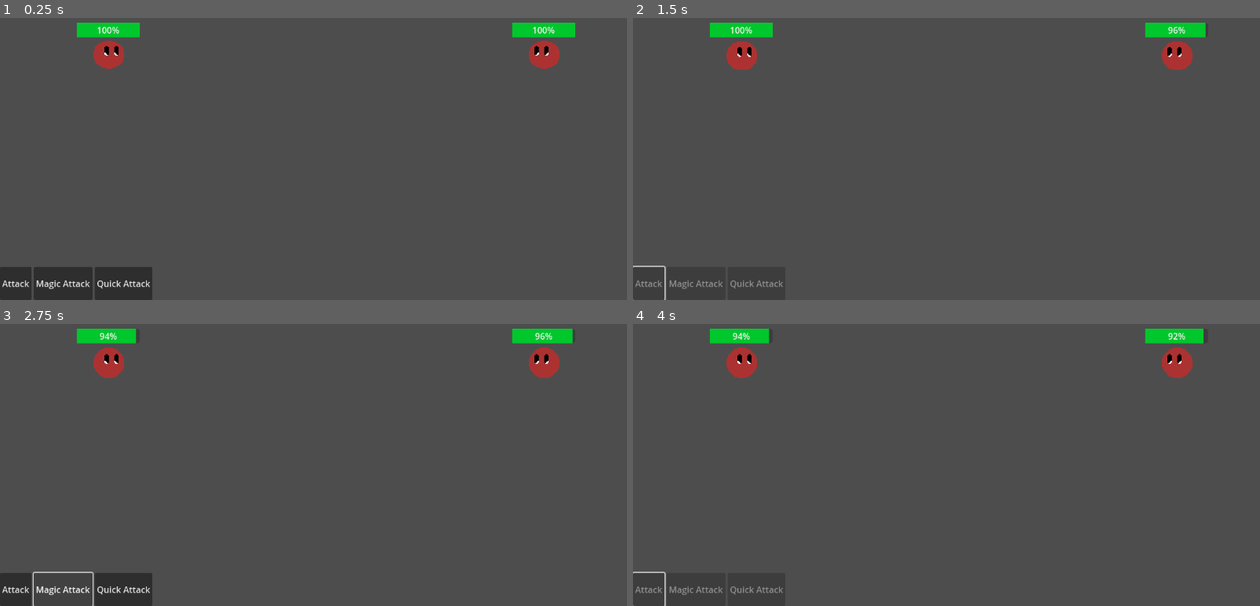
Above: before the commit, frames 1-4 (two rows, left to right).
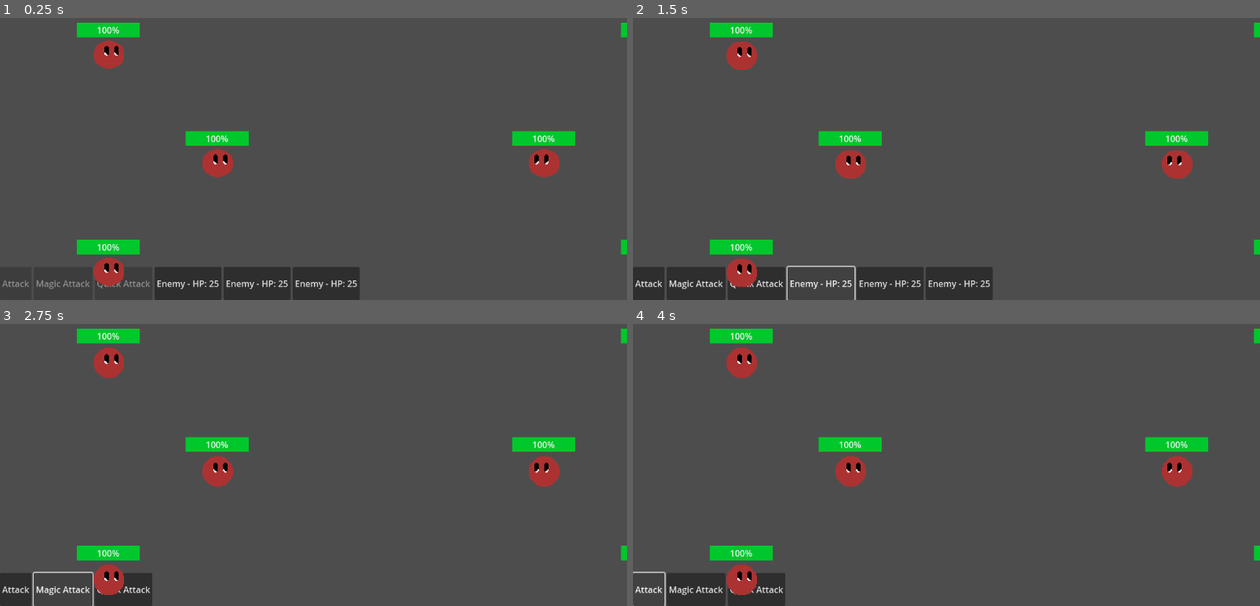
Above: after the commit, the same moments.

Repository: BunnyLandDev/Godot-turn-based-RPG-module
Game: Godot game, scene res://Nodes/main_outer.tscn
Two runs of this game, one before a commit and one after it. Both use one fixed random seed, a clock stepped at 60 frames per second and the inputs below.
Inputs (mouse positions are in pixels of both pictures, inside the frame that each line leads up to):
- Up to frame 1 (0.25 s): no input
- Up to frame 2 (1.5 s): click (651, 283) at 0.5 s, where only the run before the commit has a clickable "Attack"; click (821, 283) at 1.25 s, where only the run after the commit has a clickable "Enemy - HP: 25"
- Up to frame 3 (2.75 s): click "Magic Attack" at 2 s
- Up to frame 4 (4 s): click "Quick Attack" at 2.75 s; click "Attack" at 3.5 s

The runs differ from the first frame. In frame 1, 7.6% of the frame differs, in the area x 0-100%, y 1-100%; in frame 2, 6.7%; in frame 3, 4.0%; in frame 4, 4.2%.

Commit message:
Update the main turn mechanic to multiple enemys/allies

Diff:
--- a/Scripts/PlayerStats.gd
+++ b/Scripts/PlayerStats.gd
@@ -1,5 +1,6 @@
 extends Node
 
+var Name: String = "Warrior"
 var MaxHP: float = 10
 var CurrentHP: float = 10
 var Str: int = 5
--- a/Scripts/entity.gd
+++ b/Scripts/entity.gd
@@ -1,5 +1,4 @@
 extends Control
-
 
 #Nós
 @export var HealthNode: Node
@@ -9,11 +8,17 @@
 
 #Alvos
 var CurrentTargets: Array
+var SelectedTarget: Node = null
 
 #Status
 var Str: int
 var Dex: int
 var Int: int
+
+#Time
+var Team: String = "" # "ally" ou "enemy"
+var AlliedEntities: Array = []
+var EnemyEntities: Array = []
 
 #Funções
 
@@ -39,7 +44,7 @@
 
 func RecieveDamage(amount, type):
 	HealthNode.TakeDamage(amount, type)
-	entity_sprite.play("hurt")
+	#entity_sprite.play("hurt")
 
 func Death():
 	queue_free()
@@ -50,7 +55,8 @@
 		entity_sprite.play("idle")
 
 func AttackAnim() -> void:
-	entity_sprite.play("hit")
+	pass
+	#entity_sprite.play("hit")
 
 func MobAttack():
 	AttackNode.MobAttack()
--- a/Scripts/health_node.gd
+++ b/Scripts/health_node.gd
@@ -5,7 +5,7 @@
 
 signal Death
 
-func TakeDamage(amount, type):
+func TakeDamage(amount, _type):
 	CurrentHP = clamp(CurrentHP - amount, 0, MaxHP)
 	if CurrentHP <= 0:
 		Death.emit()
--- a/Scripts/main_outer.gd
+++ b/Scripts/main_outer.gd
@@ -1,48 +1,173 @@
 extends Control
 
-var PlayerEntity
-var EnemyEntity
+# Equipes
+var AlliesTeam: Array = []
+var EnemiesTeam: Array = []
+
+# Sistema de turnos
+var TurnQueue: Array = []
+var CurrentTurnIndex: int = 0
+var CurrentTurnEntity: Node = null
+
 @onready var player_skill_box = $PlayerSkillBox
 
 const ENTITY = preload("res://Nodes/entity.tscn")
 const SLIME = preload("res://Resources/Mobs/Slime.tres")
 
-var currentTurn
-
-signal PlayerTurn(boolean)
+signal PlayerTurn(is_player_turn: bool, current_entity: Node)
 
 func _ready() -> void:
-	PlayerEntity = ENTITY.instantiate()
-	add_child(PlayerEntity)
-	PlayerEntity.LoadEntity(PlayerStats)
-	PlayerEntity.position = Vector2(200, 200)
-	player_skill_box.initiate(PlayerEntity)
+	# Criar aliados (jogador)
+	var player_entity_warrior = ENTITY.instantiate()
+	add_child(player_entity_warrior)
+	player_entity_warrior.LoadEntity(PlayerStats)
+	player_entity_warrior.Team = "ally"
+	player_entity_warrior.position = Vector2(200, 200)
+	AlliesTeam.append(player_entity_warrior)
 
-	EnemyEntity = ENTITY.instantiate()
-	add_child(EnemyEntity)
-	EnemyEntity.LoadEntity(SLIME)
-	EnemyEntity.position = Vector2(1000, 200)
+	var player_entity_mage = ENTITY.instantiate()
+	add_child(player_entity_mage)
+	player_entity_mage.LoadEntity(PlayerStats)
+	player_entity_mage.Team = "ally"
+	player_entity_mage.position = Vector2(400, 400)
+	AlliesTeam.append(player_entity_mage)
 
-	PlayerEntity.CurrentTargets.append(EnemyEntity)
-	EnemyEntity.CurrentTargets.append(PlayerEntity)
-	PlayerEntity.AttackNode.AttackSignal.connect(changeTurn.bind(EnemyEntity))
-	EnemyEntity.AttackNode.AttackSignal.connect(changeTurn.bind(PlayerEntity))
-	SelectTurn()
+	var player_entity_rogue = ENTITY.instantiate()
+	add_child(player_entity_rogue)
+	player_entity_rogue.LoadEntity(PlayerStats)
+	player_entity_rogue.Team = "ally"
+	player_entity_rogue.position = Vector2(200, 600)
+	AlliesTeam.append(player_entity_rogue)
 
-func changeTurn(target) -> void:
-	currentTurn = target
-	if target == PlayerEntity:
-		PlayerTurn.emit(false)
+	# Criar inimigos (começar com 1 slime, permitir mais depois)
+	var enemy_slime = ENTITY.instantiate()
+	add_child(enemy_slime)
+	enemy_slime.LoadEntity(SLIME)
+	enemy_slime.Team = "enemy"
+	enemy_slime.position = Vector2(1200, 200)
+	EnemiesTeam.append(enemy_slime)
+
+	var enemy_goblin = ENTITY.instantiate()
+	add_child(enemy_goblin)
+	enemy_goblin.LoadEntity(SLIME)
+	enemy_goblin.Team = "enemy"
+	enemy_goblin.position = Vector2(1000, 400)
+	EnemiesTeam.append(enemy_goblin)
+
+	var enemy_draco = ENTITY.instantiate()
+	add_child(enemy_draco)
+	enemy_draco.LoadEntity(SLIME)
+	enemy_draco.Team = "enemy"
+	enemy_draco.position = Vector2(1200, 600)
+	EnemiesTeam.append(enemy_draco)
+
+	# Configurar referências de equipes para todas as entidades
+	_setup_entity_references()
+
+	# Inicializar UI de skills
+	player_skill_box.initiate(AlliesTeam[0])
+
+	# Inicializar fila de turnos e começar combate
+	InitializeTurnQueue()
+
+func _setup_entity_references() -> void:
+	"""Configura referências de equipes para todas as entidades"""
+	for ally in AlliesTeam:
+		ally.AlliedEntities = AlliesTeam
+		ally.EnemyEntities = EnemiesTeam
+		ally.AttackNode.AttackSignal.connect(NextTurn)
+		ally.HealthNode.Death.connect(_on_entity_died.bind(ally))
+
+	for enemy in EnemiesTeam:
+		enemy.AlliedEntities = EnemiesTeam
+		enemy.EnemyEntities = AlliesTeam
+		enemy.AttackNode.AttackSignal.connect(NextTurn)
+		enemy.HealthNode.Death.connect(_on_entity_died.bind(enemy))
+
+func _on_entity_died(entity: Node) -> void:
+	"""Callback quando uma entidade morre"""
+	entity.queue_free()
+
+func InitializeTurnQueue() -> void:
+	"""Cria a fila de turnos com todas as entidades vivas"""
+	TurnQueue.clear()
+	TurnQueue.append_array(AlliesTeam)
+	TurnQueue.append_array(EnemiesTeam)
+	TurnQueue.shuffle()  # Ordem aleatória (pode mudar para iniciativa depois)
+	CurrentTurnIndex = 0
+
+	#for turn in TurnQueue:
+	#	turn.
+
+	StartNextTurn()
+
+func NextTurn() -> void:
+	"""Avança para o próximo turno na fila"""
+	CurrentTurnIndex += 1
+
+	# Remover entidades mortas da fila
+	TurnQueue = TurnQueue.filter(func(entity): return is_instance_valid(entity) and entity.HealthNode.CurrentHP > 0)
+
+	# Verificar condições de vitória/derrota
+	var alive_enemies = EnemiesTeam.filter(func(entity): return is_instance_valid(entity) and entity.HealthNode.CurrentHP > 0)
+	var alive_allies = AlliesTeam.filter(func(entity): return is_instance_valid(entity) and entity.HealthNode.CurrentHP > 0)
+
+	if alive_enemies.is_empty():
+		print("Vitória! Todos os inimigos foram derrotados!")
+		return
+
+	if alive_allies.is_empty():
+		print("Derrota! Todos os aliados foram derrotados!")
+		return
+
+	# Reiniciar fila se chegou ao final
+	if CurrentTurnIndex >= TurnQueue.size():
+		CurrentTurnIndex = 0
+
+	StartNextTurn()
+
+func StartNextTurn() -> void:
+	"""Inicia o turno da entidade atual"""
+	if TurnQueue.is_empty():
+		return
+
+	CurrentTurnEntity = TurnQueue[CurrentTurnIndex]
+
+	if not is_instance_valid(CurrentTurnEntity) or CurrentTurnEntity.HealthNode.CurrentHP <= 0:
+		NextTurn()
+		return
+
+	if CurrentTurnEntity.Team == "ally":
+		# Turno do jogador - aguarda input
+		PlayerTurn.emit(true, CurrentTurnEntity)
 	else:
-		PlayerTurn.emit(true)
+		# Turno do inimigo - IA automática
+		PlayerTurn.emit(false, CurrentTurnEntity)
 		await get_tree().create_timer(1).timeout
-		if not is_instance_valid(EnemyEntity):
-			EnemyEntity = null
-		if EnemyEntity:
-			EnemyEntity.MobAttack()
+		if is_instance_valid(CurrentTurnEntity) and CurrentTurnEntity.HealthNode.CurrentHP > 0:
+			_execute_enemy_ai()
 
-func SelectTurn():
-	if randi_range(0, 1) == 0:
-		changeTurn(PlayerEntity)
+func _execute_enemy_ai() -> void:
+	"""Lógica de IA para inimigos"""
+	var available_targets = CurrentTurnEntity.EnemyEntities.filter(
+		func(entity): return is_instance_valid(entity) and entity.HealthNode.CurrentHP > 0
+	)
+
+	if available_targets.is_empty():
+		NextTurn()
+		return
+
+	# Selecionar alvo aleatório
+	var target = available_targets[randi_range(0, available_targets.size() - 1)]
+	CurrentTurnEntity.SelectedTarget = target
+	CurrentTurnEntity.CurrentTargets = [target]
+
+	# Executar ataque (mesmo padrão da função MobAttack original)
+	if randi_range(0, 1) == 1 and CurrentTurnEntity.AttackNode.Cooldowns[1] == 0:
+		CurrentTurnEntity.AttackNode.Attack(CurrentTurnEntity.AttackNode.Skills[1])
 	else:
-		changeTurn(EnemyEntity)
+		CurrentTurnEntity.AttackNode.Attack(CurrentTurnEntity.AttackNode.Skills[0])
+
+func get_current_turn_entity() -> Node:
+	"""Retorna a entidade que está em turno"""
+	return CurrentTurnEntity
--- a/Scripts/player_skill_box.gd
+++ b/Scripts/player_skill_box.gd
@@ -1,18 +1,89 @@
 extends HBoxContainer
 
 var PlayerEntity
-var Buttons: Array
+var SkillButtons: Array = []
+var TargetButtons: Array = []
+var SelectedTarget: Node = null
+
+@onready var combat_manager = get_parent()
 
 func initiate(player) -> void:
 	PlayerEntity = player
-	get_parent().PlayerTurn.connect(DisableButtons)
+	get_parent().PlayerTurn.connect(_on_player_turn)
+
+	# Criar botões de habilidades
 	for skill in PlayerStats.Skills:
 		var newButton = Button.new()
 		add_child(newButton)
 		newButton.text = skill.SkillName
-		newButton.pressed.connect(player.AttackNode.Attack.bind(skill))
-		Buttons.append(newButton)
+		newButton.pressed.connect(_on_skill_selected.bind(skill))
+		newButton.disabled = true
+		SkillButtons.append(newButton)
 
-func DisableButtons(input):
-	for button in Buttons:
-		button.disabled = input
+func _on_player_turn(is_player_turn: bool, _current_entity: Node) -> void:
+	"""Chamado quando mudar o turno"""
+	if is_player_turn:
+		# Habilitar seleção de alvo
+		SelectedTarget = null
+		_update_target_buttons()
+		# Desabilitar botões de skill até alvo ser selecionado
+		for button in SkillButtons:
+			button.disabled = true
+	else:
+		# Desabilitar botões quando não é turno do jogador
+		for button in SkillButtons:
+			button.disabled = true
+		_clear_target_buttons()
+
+func _update_target_buttons() -> void:
+	"""Cria botões para seleção de alvo"""
+	_clear_target_buttons()
+
+	var available_enemies = PlayerEntity.EnemyEntities.filter(
+		func(entity): return entity.HealthNode.CurrentHP > 0
+	)
+
+	if available_enemies.is_empty():
+		return
+
+	# Criar botão para cada inimigo disponível
+	for enemy in available_enemies:
+		var target_button = Button.new()
+		target_button.text = "Enemy - HP: %.0f" % enemy.HealthNode.CurrentHP
+		target_button.tooltip_text = "Selecione este alvo"
+		target_button.pressed.connect(_on_target_selected.bind(enemy))
+		add_child(target_button)
+		TargetButtons.append(target_button)
+
+func _clear_target_buttons() -> void:
+	"""Remove botões de seleção de alvo"""
+	for button in TargetButtons:
+		button.queue_free()
+	TargetButtons.clear()
+
+func _on_target_selected(target: Node) -> void:
+	"""Callback quando um alvo é selecionado"""
+	SelectedTarget = target
+	PlayerEntity.SelectedTarget = target
+	PlayerEntity.CurrentTargets = [target]
+
+	# Habilitar botões de skill agora que temos um alvo
+	for button in SkillButtons:
+		button.disabled = false
+
+	# Atualizar visual dos botões de alvo (marcar o selecionado)
+	for button in TargetButtons:
+		button.self_modulate = Color.WHITE
+
+func _on_skill_selected(skill: Resource) -> void:
+	"""Callback quando uma habilidade é selecionada"""
+	if SelectedTarget == null or SelectedTarget.HealthNode.CurrentHP <= 0:
+		print("Nenhum alvo válido selecionado!")
+		return
+
+	# Executar o ataque
+	PlayerEntity.AttackNode.Attack(skill)
+
+	# Limpar seleção de alvo para próximo turno
+	SelectedTarget = null
+	_clear_target_buttons()
